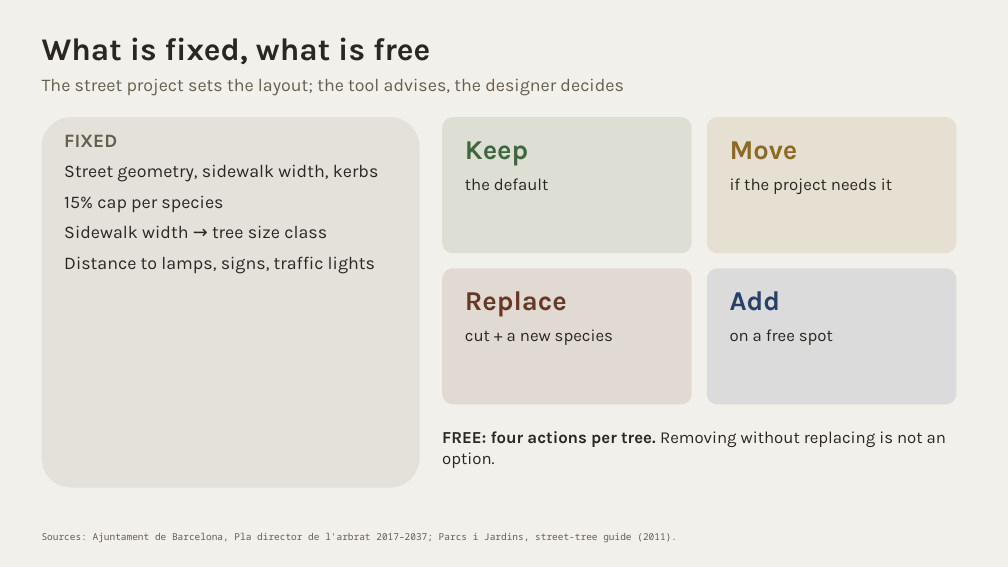
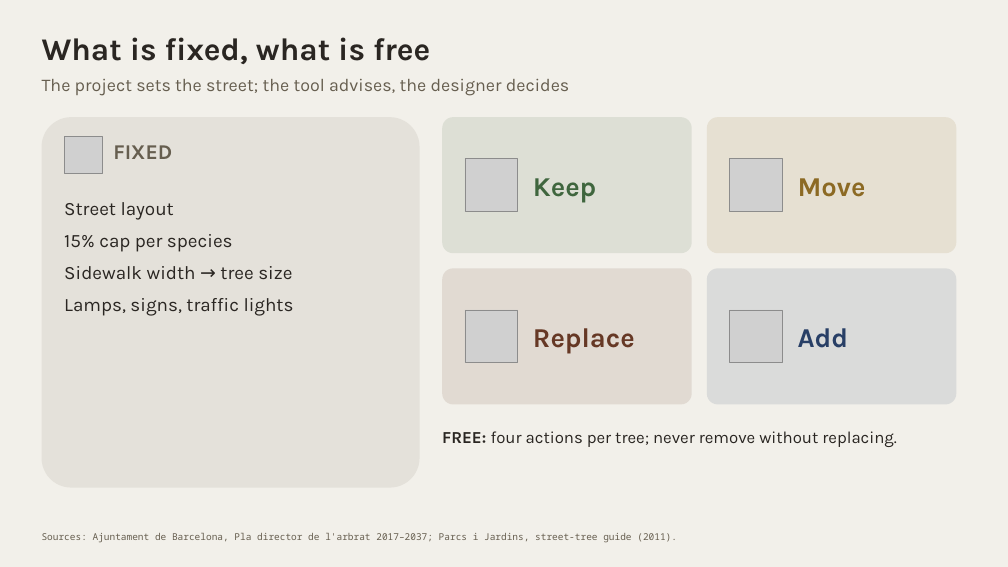
Before and after one commit to giofox96/shade-and-sponge, a slide deck: slide 5 of slides/rm_final/shade_and_sponge_rm_personal.pptx (slide 6 before the commit). Drawn at 1008x567 pixels with LibreOffice and Linux fonts; fonts in the diff are those of the drawing; grey boxes stand for pictures. Boxes give left, top, right and bottom in pixels: in the first picture for what was removed or moved away, otherwise in the second. Text is boxed around its words. In the diff, an @@ line names an element or a change of style, - is before the commit and + after.

```diff
--- a/slides/rm_final/shade_and_sponge_rm_personal.pptx
+++ b/slides/rm_final/shade_and_sponge_rm_personal.pptx
@@ text at [42,79,569,96]: text changed @@
-The street project sets the layout; the tool advises, the designer decides
+The project sets the street; the tool advises, the designer decides
@@ text "Keep": place and size @@
-text "Keep" at [465,141,549,190]
+text "Keep" at [533,178,596,203]
@@ picture added at [64,136,102,174] @@
@@ text added at [113,145,172,159], 20 pt, text #665E4F, bold @@
+FIXED
@@ text removed at [730,141,892,194] @@
-Move
-if the project needs it
@@ text at [465,178,549,190]: paragraph removed @@
-the default
@@ picture added at [465,159,518,212] @@
@@ picture added at [730,159,783,212] @@
@@ text added at [798,178,866,197], 26 pt, text #8C6A24, bold @@
+Move
@@ text at [64,202,174,220]: text changed; size 17 to 18 pt @@
-FIXED
-Street geometry, sidewalk width, kerbs
+Street layout
@@ text "Street layout": place and size @@
-text "Street layout" at [64,135,379,274]
+text "Street layout" at [64,202,294,316]
@@ text at [64,234,233,252]: size 17 to 18 pt in "15% cap per species" @@
@@ text at [64,266,294,316]: text changed; size 17 to 18 pt @@
-Sidewalk width → tree size class
-Distance to lamps, signs, traffic lights
+Sidewalk width → tree size
+Lamps, signs, traffic lights
@@ text "Replace": place and size @@
-text "Replace" at [465,291,613,345]
+text "Replace" at [533,328,635,354]
@@ vertical alignment top to middle in 3 elements at [533,178,596,203], [533,328,635,354], [798,328,849,348] @@
@@ text "Add": place and size @@
-text "Add" at [730,291,833,345]
+text "Add" at [798,328,849,348]
@@ text at [465,329,613,345]: paragraph removed @@
-cut + a new species
@@ picture added at [465,310,518,363] @@
@@ text at [730,329,833,345]: paragraph removed @@
-on a free spot
@@ picture added at [730,310,783,363] @@
@@ text at [442,431,897,447]: text changed @@
-FREE: four actions per tree. Removing without replacing is not an option.
+FREE: four actions per tree; never remove without replacing.
```
Also in this commit, not shown: 5 other slides changed, 2 slides added, 3 slides removed, 51 other files.
